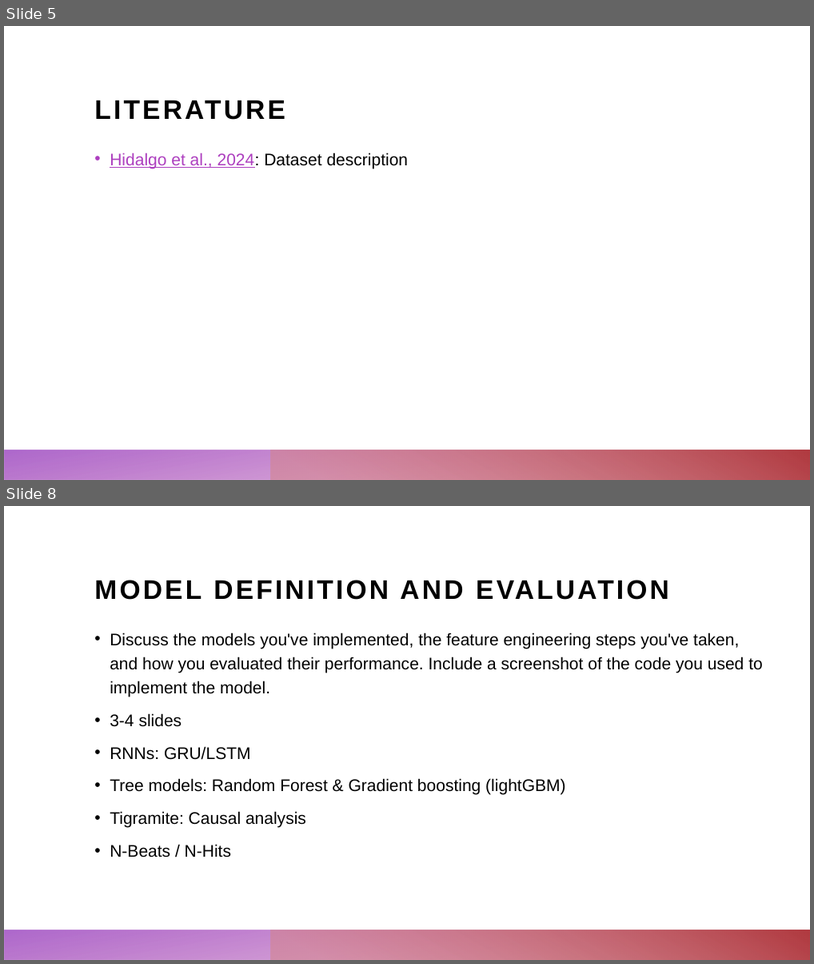
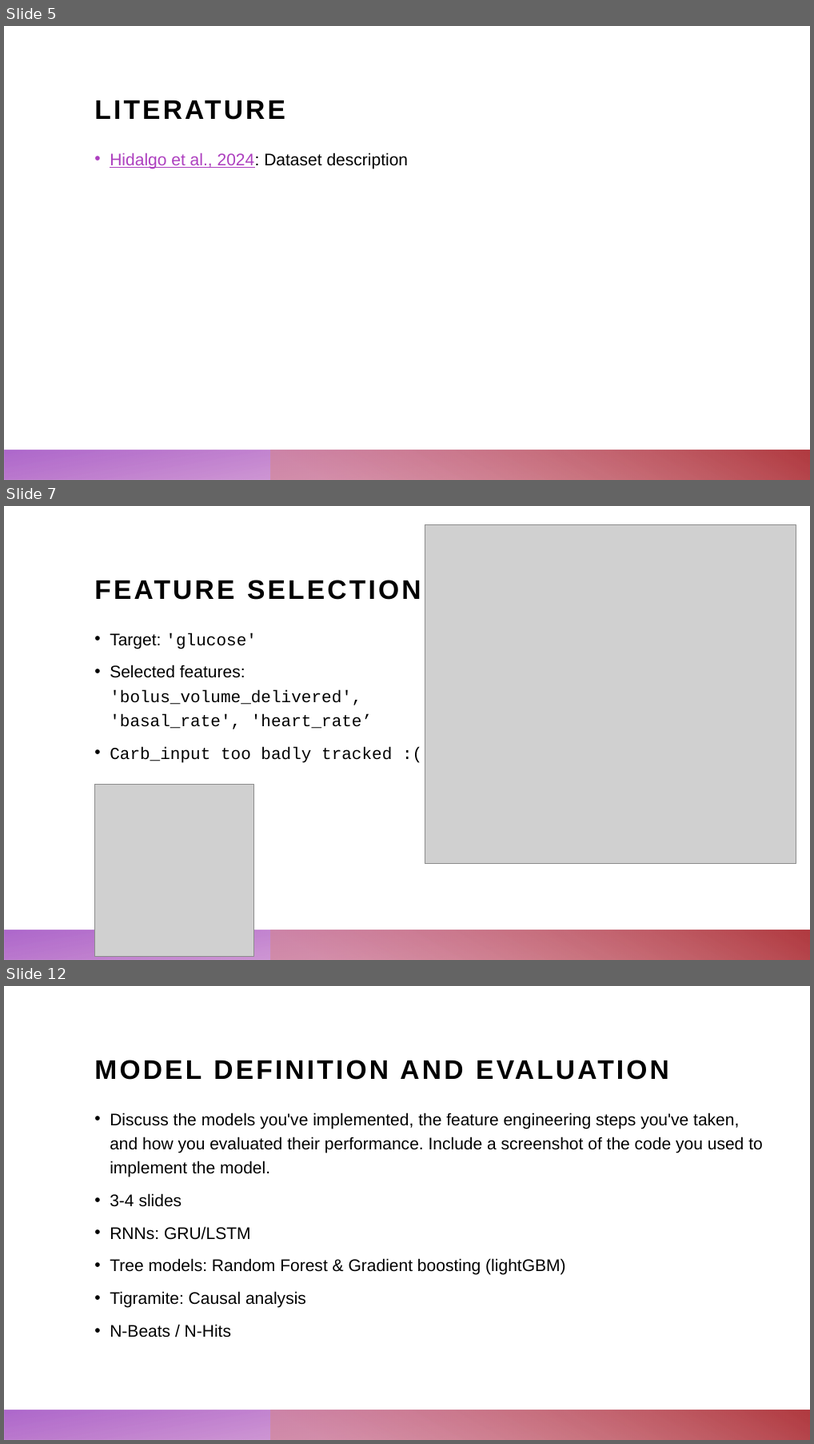
Before and after one commit to ChristopherKunze-Git/AdvancedTimeSeriesCourse-Engineering-Data, a slide deck: 4_Presentation/Blood_glucose_prediction.pptx. Shown one above the other, each under a label of ours: slides 5 and 8 before the commit, slides 5, 7 and 12 after it; the slides between them are not shown. The pictures are 814x964 and 814x1444 pixels, drawn with LibreOffice and Linux fonts; fonts in the diff are those of the drawing; grey boxes stand for pictures. Boxes give left, top, right and bottom in pixels: in the first picture for what was removed or moved away, otherwise in the second. Text is boxed around its words. In the diff, an @@ line names an element or a change of style, - is before the commit and + after.

```diff
--- a/4_Presentation/Blood_glucose_prediction.pptx
+++ b/4_Presentation/Blood_glucose_prediction.pptx
@@ slide 7 added at <box>4,506,810,960</box>, background #FFFFFF; not listed: 2 template elements that a slide beside it also shows @@
@@ picture added at <box>425,525,797,864</box> @@
@@ title added at <box>94,580,422,600</box>, 32 pt, text #000000, bold @@
+FEATURE SELECTION
@@ text added at <box>110,633,392,763</box>, 20 pt, text #000000 @@
+• Target: 'glucose'
+• Selected features: 'bolus_volume_delivered', 'basal_rate', 'heart_rate’
+• Carb_input too badly tracked :(
@@ picture added at <box>94,784,254,956</box> @@
@@ what was slide 8 is now slide 12 @@
```
Also in this commit, not shown: 6 slides changed, 4 other slides added.
